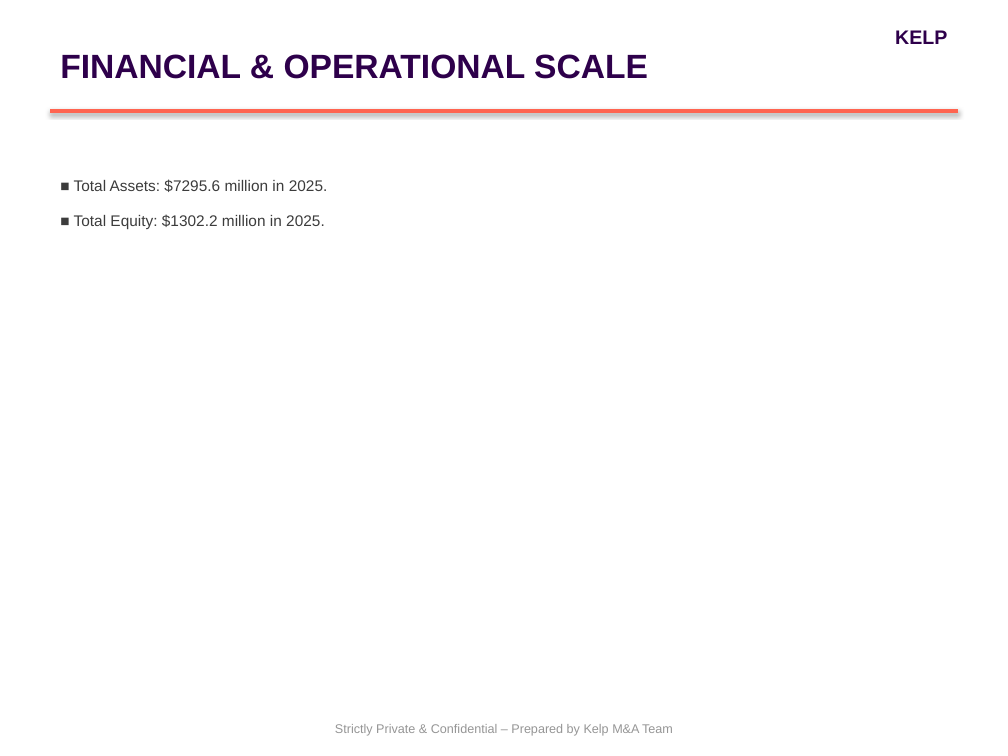
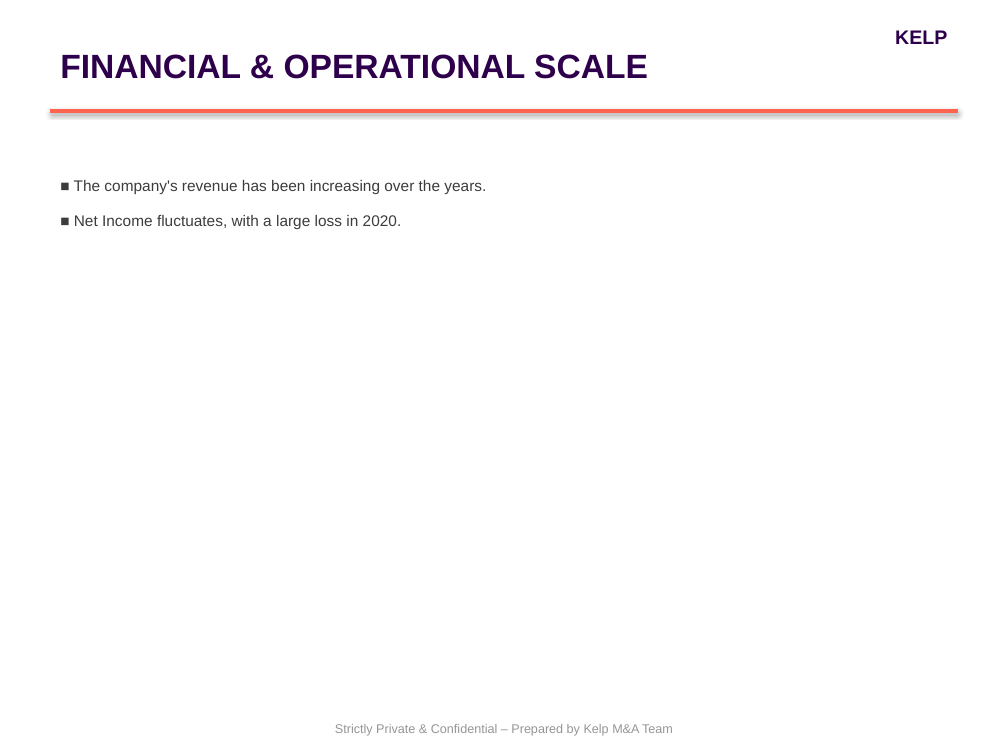
Before and after one commit to PiyushiAnand/Doc_to_PPT, a slide deck: slide 3 of Blind_Teaser_Gati_Final.pptx. Drawn at 1008x756 pixels with LibreOffice and Linux fonts; fonts in the diff are those of the drawing. Boxes give left, top, right and bottom in pixels: in the first picture for what was removed or moved away, otherwise in the second. Text is boxed around its words. In the diff, an @@ line names an element or a change of style, - is before the commit and + after.

```diff
--- a/Blind_Teaser_Gati_Final.pptx
+++ b/Blind_Teaser_Gati_Final.pptx
@@ text at <box>74,180,486,229</box>: text changed @@
-■ Total Assets: $7295.6 million in 2025.
-■ Total Equity: $1302.2 million in 2025.
+■ The company's revenue has been increasing over the years.
+■ Net Income fluctuates, with a large loss in 2020.
```
Also in this commit, not shown: 2 other slides changed, 14 other files.
